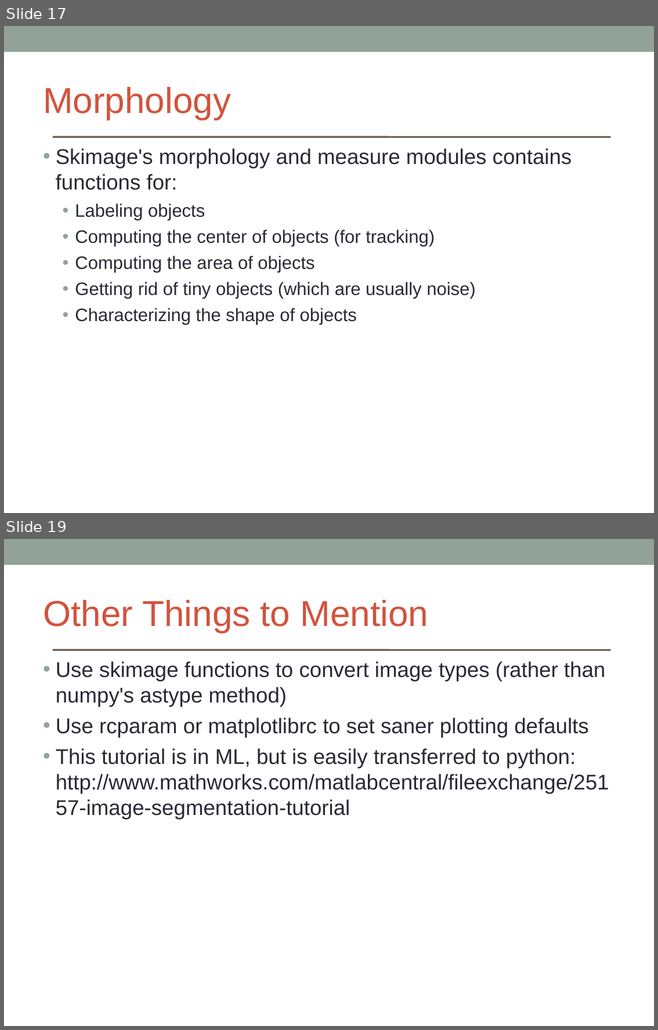
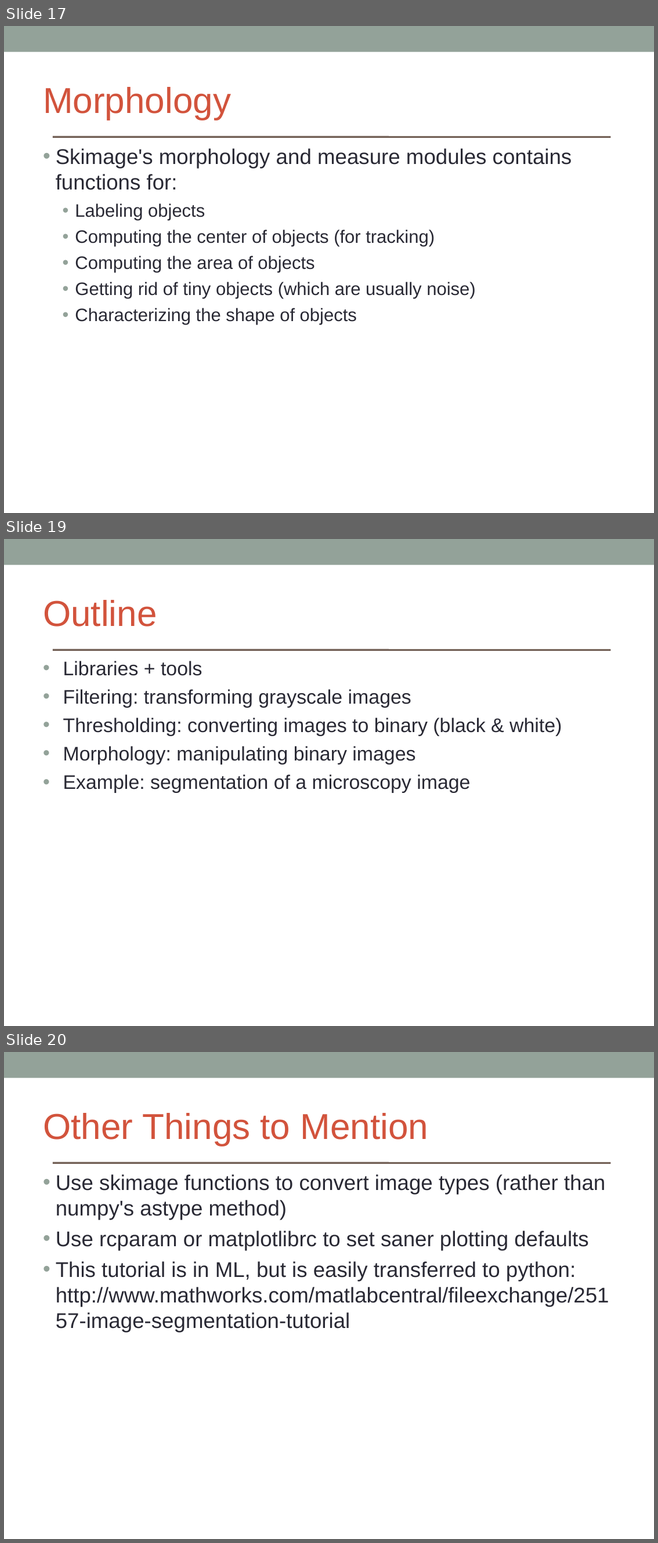
Before and after one commit to brikeats/Image-Analysis-in-Python, a slide deck: ImageAnalysisPython.ppt. Shown one above the other, each under a label of ours: slides 17 and 19 before the commit, slides 17, 19 and 20 after it; the slides between them are not shown. The pictures are 658x1030 and 658x1543 pixels, drawn with LibreOffice and Linux fonts; fonts in the diff are those of the drawing. Boxes give left, top, right and bottom in pixels: in the first picture for what was removed or moved away, otherwise in the second. Text is boxed around its words. In the diff, an @@ line names an element or a change of style, - is before the commit and + after.

```diff
--- a/ImageAnalysisPython.ppt
+++ b/ImageAnalysisPython.ppt
@@ slide 19 added at [4, 539, 654, 1026], background #FFFFFF; not listed: 2 template elements that a slide beside it also shows @@
@@ text added at [43, 600, 157, 627], 44 pt, text #D2533C @@
+Outline
@@ text added at [63, 661, 561, 793], 24 pt, text #292934 @@
+• Libraries + tools
+• Filtering: transforming grayscale images
+• Thresholding: converting images to binary (black & white)
+• Morphology: manipulating binary images
+• Example: segmentation of a microscopy image
@@ what was slide 19 is now slide 20 @@
```
Also in this commit, not shown: 2 slides changed.
